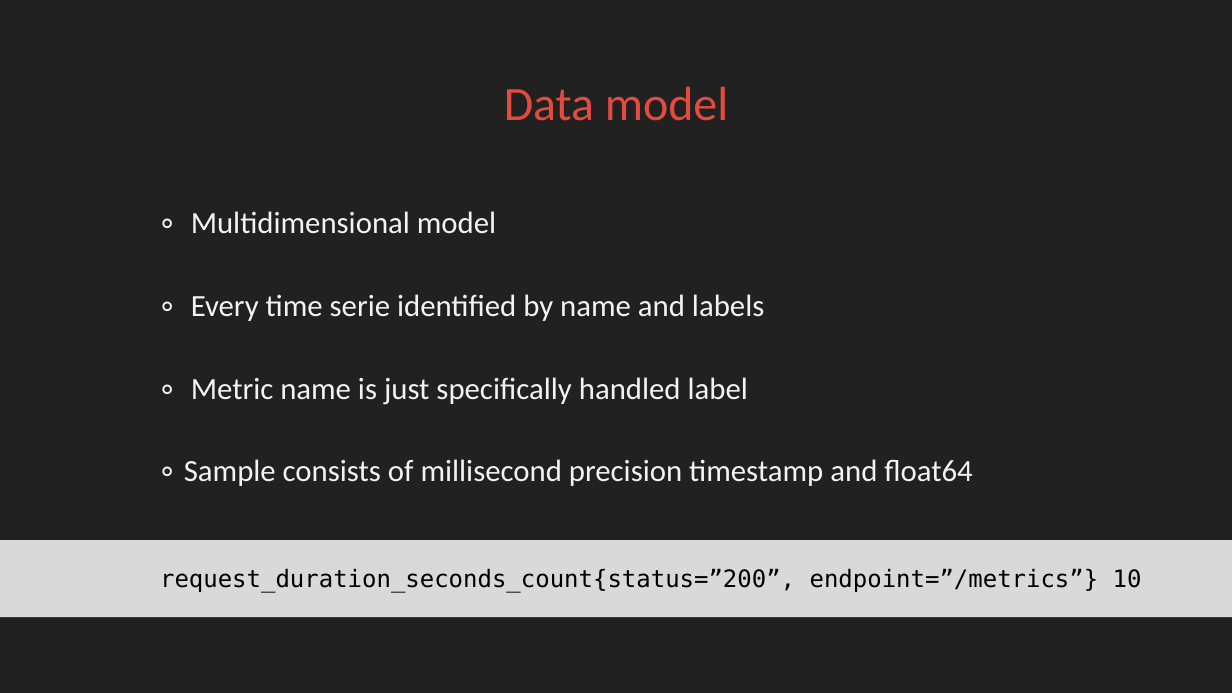
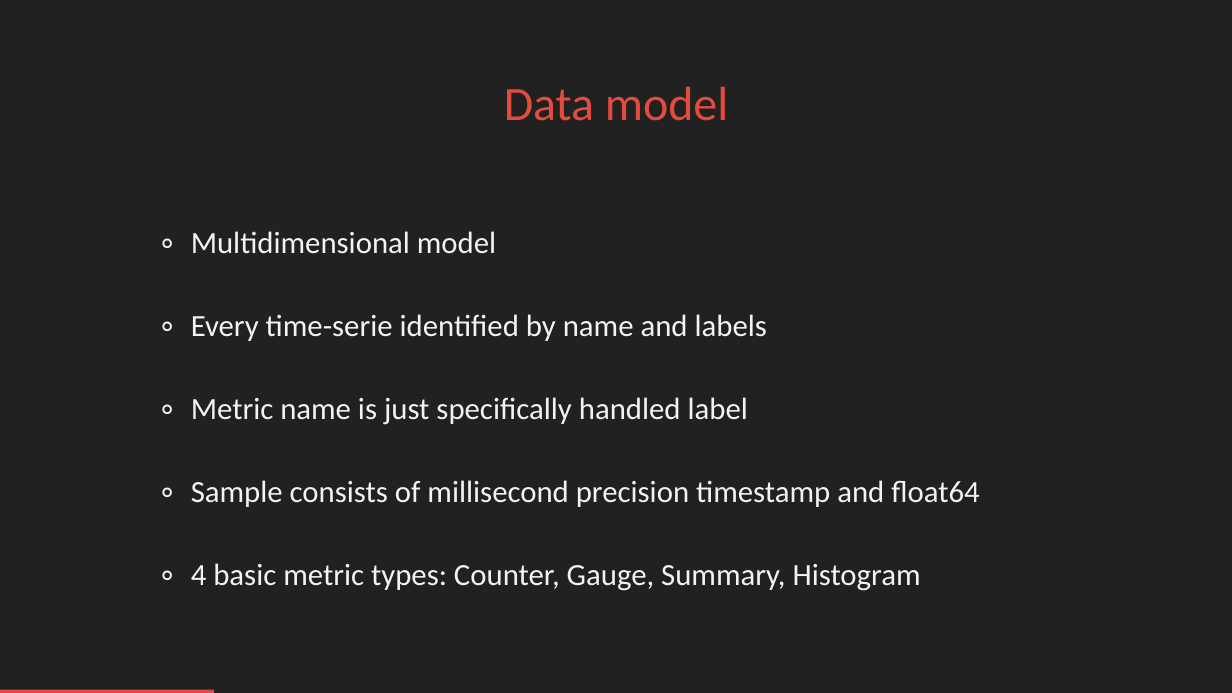
Before and after one commit to FUSAKLA/prometheus-demo, a slide deck: slide 5 of Prometheus-light-shadow-livers.pptx. Drawn at 1232x693 pixels with LibreOffice and Linux fonts; fonts in the diff are those of the drawing; background and template pictures are left out. Boxes give left, top, right and bottom in pixels: in the first picture for what was removed or moved away, otherwise in the second. Text is boxed around its words. In the diff, an @@ line names an element or a change of style, - is before the commit and + after.

```diff
--- a/Prometheus-light-shadow-livers.pptx
+++ b/Prometheus-light-shadow-livers.pptx
@@ text "∘ Multidimensional model": place and size @@
-text "∘ Multidimensional model" at (184,211,972,486)
+text "∘ Multidimensional model" at (191,231,979,591)
@@ text at (191,314,767,341): text changed @@
-∘ Every time serie identified by name and labels
+∘ Every time-serie identified by name and labels
@@ text at (191,480,979,507): less space between paragraphs @@
@@ rectangle removed at (0,540,1232,617) @@
-request_duration_seconds_count{status=”200”, endpoint=”/metrics”} 10
@@ text at (191,563,921,591): paragraph added @@
+∘ 4 basic metric types: Counter, Gauge, Summary, Histogram
@@ rectangle added at (0,690,214,693), fill #E24B3E @@
```
Also in this commit, not shown: 15 other slides changed, 7 slides added, 2 slides removed, 1 other file.
